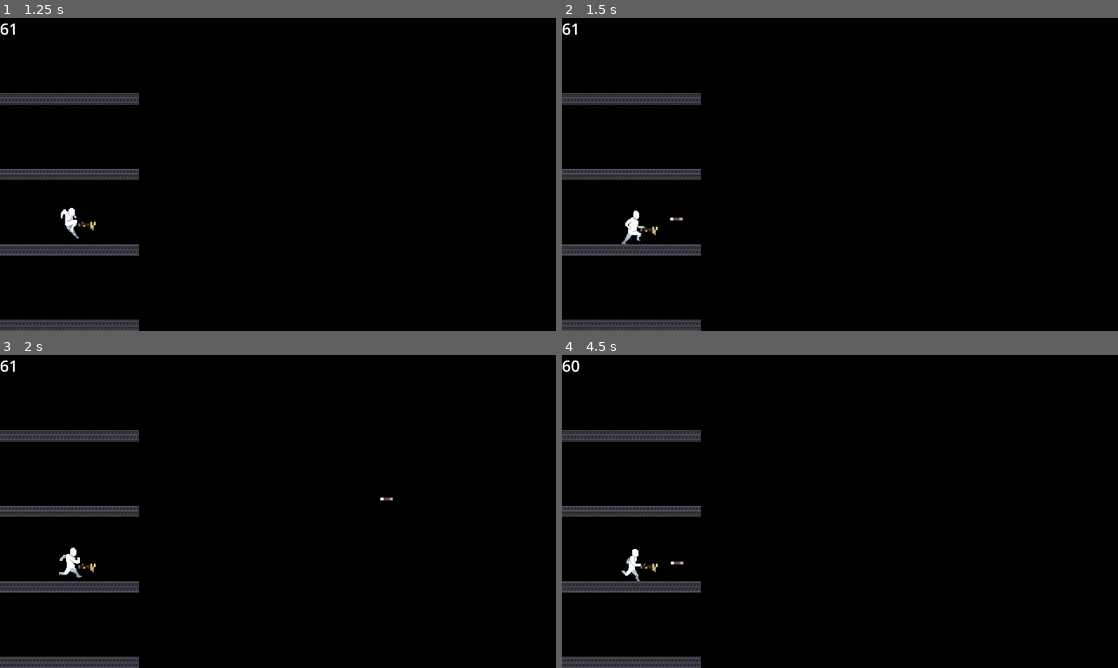
Above: before the commit, frames 1-4 (two rows, left to right).
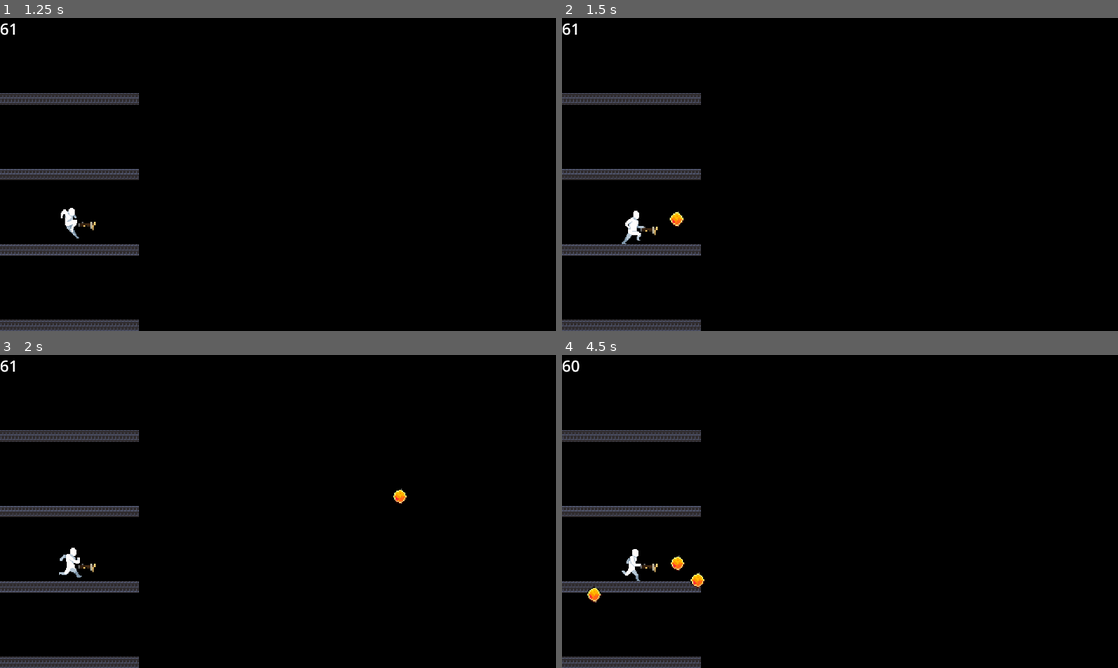
Above: after the commit, the same moments.

Repository: 0-Vanes-0/runner
Game: Godot game, scene res://src/scenes/main_menu.tscn
The game is run twice, just before and just after one commit, with the same random seed, the same clock (stepped at 60 frames per second) and the same inputs.
Inputs (mouse positions are in pixels of both pictures, inside the frame that each line leads up to):
- Up to frame 1 (1.25 s): click "PLAY" at 0.5 s
- Up to frame 2 (1.5 s): move the mouse to (962, 158) at 1.27 s; click (962, 158) at 1.42 s
- Up to frame 3 (2 s): no input
- Up to frame 4 (4.5 s): drag from (728, 527) to (639, 564) at 2.02 s; move the mouse to (895, 442) at 2.77 s; click (895, 442) at 2.92 s; drag from (812, 574) to (923, 430) at 3.52 s; move the mouse to (1006, 558) at 4.27 s; click (1006, 558) at 4.42 s

Frame 1 is identical in both runs. In frame 2, less than 0.1% of the frame differs, in the area x 19-22%, y 61-67%; in frame 3, 0.1%; in frame 4, 0.3%, in the area x 4-26%, y 64-80%.

Commit message:
New Projectile
• Added ProjectileRico
• Added bounds to game scene
• Added EntityClass enum to ShootEntityResource
• Renamed ProjectileLinearSER to ProjectileSER

Diff:
--- a/assets/game_recources/shoot_entities/arrow.tres
+++ b/assets/game_recources/shoot_entities/arrow.tres
@@ -1,6 +1,6 @@
-[gd_resource type="Resource" script_class="ProjectileLinearSER" load_steps=5 format=3 uid="uid://m784j726moj4"]
+[gd_resource type="Resource" script_class="ProjectileSER" load_steps=5 format=3 uid="uid://cwigob8g3uygx"]
 
-[ext_resource type="Script" path="res://assets/game_recources/shoot_entities/projectile_linear_ser.gd" id="1_w5eyq"]
+[ext_resource type="Script" path="res://src/gameplay/gunplay/shoot_entities/projectile_ser.gd" id="1_w5eyq"]
 [ext_resource type="Texture2D" uid="uid://dtqqk5b4ox0m8" path="res://assets/sprites/arrow.png" id="2_gjdm8"]
 
 [sub_resource type="RectangleShape2D" id="RectangleShape2D_xp7gu"]
@@ -22,5 +22,6 @@
 size_x_percent = 4.0
 size_y_percent = 1.0
 speed_percent = 100.0
+entity_class = 1
 damage = 10
 sprite_frames = SubResource("SpriteFrames_nso2p")
--- a/assets/game_recources/shoot_entities/fireball.tres
+++ b/assets/game_recources/shoot_entities/fireball.tres
@@ -1,3 +1,27 @@
-[gd_resource type="Resource" format=3 uid="uid://btaino63u1ui2"]
+[gd_resource type="Resource" script_class="ProjectileSER" load_steps=5 format=3 uid="uid://b1hda4s3fs5vt"]
+
+[ext_resource type="Script" path="res://src/gameplay/gunplay/shoot_entities/projectile_ser.gd" id="1_eifuv"]
+[ext_resource type="Texture2D" uid="uid://b4xeskgs3768s" path="res://assets/sprites/fire_orb.png" id="2_gwlqw"]
+
+[sub_resource type="CircleShape2D" id="CircleShape2D_5dcpy"]
+
+[sub_resource type="SpriteFrames" id="SpriteFrames_qsryl"]
+animations = [{
+"frames": [{
+"duration": 1.0,
+"texture": ExtResource("2_gwlqw")
+}],
+"loop": true,
+"name": &"default",
+"speed": 5.0
+}]
 
 [resource]
+script = ExtResource("1_eifuv")
+shape = SubResource("CircleShape2D_5dcpy")
+size_x_percent = 5.0
+size_y_percent = 5.0
+speed_percent = 100.0
+entity_class = 2
+damage = 10
+sprite_frames = SubResource("SpriteFrames_qsryl")
--- a/assets/game_recources/weapons/crossbow.tres
+++ b/assets/game_recources/weapons/crossbow.tres
@@ -1,7 +1,7 @@
-[gd_resource type="Resource" script_class="WeaponResource" load_steps=5 format=3 uid="uid://dna8l7o2pbe3o"]
+[gd_resource type="Resource" script_class="WeaponResource" load_steps=5 format=3 uid="uid://cpi8o3rnhvu8j"]
 
-[ext_resource type="Script" path="res://assets/game_recources/weapons/weapon_resource.gd" id="1_fcdqg"]
-[ext_resource type="Resource" uid="uid://m784j726moj4" path="res://assets/game_recources/shoot_entities/arrow.tres" id="2_ghh8w"]
+[ext_resource type="Script" path="res://src/gameplay/gunplay/weapons/weapon_resource.gd" id="1_fcdqg"]
+[ext_resource type="Resource" uid="uid://b1hda4s3fs5vt" path="res://assets/game_recources/shoot_entities/fireball.tres" id="2_twa0u"]
 [ext_resource type="Texture2D" uid="uid://blyo4nx70cbhv" path="res://assets/sprites/weapons/crossbow/crossbow_frame_0.png" id="2_u6nbd"]
 
 [sub_resource type="SpriteFrames" id="SpriteFrames_e1352"]
@@ -19,6 +19,6 @@
 script = ExtResource("1_fcdqg")
 sprite_frames = SubResource("SpriteFrames_e1352")
 scale_value = 3
-shoot_entity_resource = ExtResource("2_ghh8w")
+shoot_entity_resource = ExtResource("2_twa0u")
 shoot_rate_time = 1.0
 spread_angle = 0
--- a/src/gameplay/gunplay/shoot_entities/projectile_linear.gd
+++ b/src/gameplay/gunplay/shoot_entities/projectile_linear.gd
@@ -9,7 +9,7 @@
 var _direction: Vector2
 
 
-func _init(resource: ProjectileLinearSER, entity_owner: Owner, start_position: Vector2, target_position: Vector2):
+func _init(resource: ProjectileSER, entity_owner: Owner, start_position: Vector2, target_position: Vector2):
 	super(resource, entity_owner, start_position, target_position)
 	self.name = "ProjectileLinear"
 
--- /dev/null
+++ b/src/gameplay/gunplay/shoot_entities/projectile_rico.gd
@@ -0,0 +1,52 @@
+class_name ProjectileRico
+extends ShootEntity
+
+const MAX_SPEED := 20000 # Дальше уже совсем много :D
+
+var body: CharacterBody2D
+var sprite: AnimatedSprite2D
+var speed: float
+
+var _direction: Vector2
+
+
+func _init(resource: ProjectileSER, entity_owner: Owner, start_position: Vector2, target_position: Vector2):
+	super(resource, entity_owner, start_position, target_position)
+	self.name = "ProjectileRico"
+
+	self.speed = resource.get_speed()
+
+	body = Global.clean_layers(CharacterBody2D.new())
+	if entity_owner == Owner.PLAYER:
+		body.set_collision_layer_value(Global.Layers.SHOOT_ENTITY_PLAYER, true)
+		body.set_collision_mask_value(Global.Layers.ENEMY, true)
+	elif entity_owner == Owner.ENEMY:
+		body.set_collision_layer_value(Global.Layers.SHOOT_ENTITY_ENEMY, true)
+		body.set_collision_mask_value(Global.Layers.PLAYER, true)
+	body.set_collision_mask_value(Global.Layers.BOUNDS, true)
+	var collision := CollisionShape2D.new()
+	collision.shape = resource.get_shape()
+	body.add_child(collision)
+
+	sprite = AnimatedSprite2D.new()
+	sprite.sprite_frames = resource.sprite_frames
+	var game_size := Vector2(resource.size_x_percent, resource.size_y_percent) / 100 * Global.screen_height
+	sprite.scale = Vector2(game_size / resource.get_sprite_size())
+	body.add_child(sprite)
+
+	self.add_child(body)
+
+
+func _ready():
+	body.position = start_position
+	_direction = start_position.direction_to(target_position)
+
+
+func _process(delta):
+	var collision: KinematicCollision2D = body.move_and_collide(_direction * speed * delta)
+	if collision:
+		var motion = collision.get_remainder().bounce(collision.get_normal())
+		_direction = _direction.bounce(collision.get_normal())
+		body.move_and_collide(motion)
+
+	speed += 5 if speed < MAX_SPEED else 0
--- a/assets/game_recources/shoot_entities/projectile_linear_ser.gd
+++ b/src/gameplay/gunplay/shoot_entities/projectile_ser.gd
@@ -1,4 +1,4 @@
-class_name ProjectileLinearSER
+class_name ProjectileSER
 extends ShootEntityResource
 
 @export var shape: Shape2D
@@ -10,7 +10,7 @@
 func get_shape() -> Shape2D:
 	if shape != null:
 		if shape is CircleShape2D:
-			shape.radius = size_x_percent / 100 * Global.screen_height
+			shape.radius = (size_x_percent / 100 * Global.screen_height) / 2
 			return shape
 		elif shape is RectangleShape2D:
 			shape.size = Vector2(
--- a/src/gameplay/gunplay/shoot_entities/shoot_entity.gd
+++ b/src/gameplay/gunplay/shoot_entities/shoot_entity.gd
@@ -18,4 +18,4 @@
 	self.target_position = target_position
 
 
-# TODO
+#func do_damage(to: HealthComponent):
--- a/assets/game_recources/weapons/weapon_resource.gd
+++ b/src/gameplay/gunplay/shoot_entities/shoot_entity_resource.gd
@@ -1,16 +1,14 @@
-class_name WeaponResource
+class_name ShootEntityResource
 extends Resource
 
-const Animations := {
-	default = "default",
-	reload = "reload",
+enum EntityClasses {
+	NONE,
+	PROJECTILE_LINEAR,
+	PROJECTILE_RICO,
 }
-
+@export var entity_class: EntityClasses = EntityClasses.NONE
+@export_range(1, 1000, 1) var damage: int = 10
 @export var sprite_frames: SpriteFrames
-@export_range(1, 10) var scale_value: int = 1
-@export var shoot_entity_resource: Resource
-@export_range(0.1, 5.0, 0.1) var shoot_rate_time: float = 1.0
-@export_range(0, 45, 1, "degrees") var spread_angle: int = 0
 
 
 func get_sprite_size() -> Vector2:
--- a/src/gameplay/gunplay/weapons/weapon.gd
+++ b/src/gameplay/gunplay/weapons/weapon.gd
@@ -49,9 +49,11 @@
 
 
 func _init_entity(res: ShootEntityResource, owner: ShootEntity.Owner, start_position, target_position) -> ShootEntity:
-	if weapon_resource.shoot_entity_resource is ProjectileLinearSER:
+	if weapon_resource.shoot_entity_resource.entity_class == ShootEntityResource.EntityClasses.PROJECTILE_LINEAR:
 		return ProjectileLinear.new(res, owner, start_position, target_position)
-	print_debug("Unknown shoot_entity_resource class")
+	elif weapon_resource.shoot_entity_resource.entity_class == ShootEntityResource.EntityClasses.PROJECTILE_RICO:
+		return ProjectileRico.new(res, owner, start_position, target_position)
+	print_debug("Unknown shoot_entity_resource class, ", weapon_resource.shoot_entity_resource.entity_class)
 	return Node2D.new()
 
 
--- a/assets/game_recources/shoot_entities/shoot_entity_resource.gd
+++ b/src/gameplay/gunplay/weapons/weapon_resource.gd
@@ -1,8 +1,16 @@
-class_name ShootEntityResource
+class_name WeaponResource
 extends Resource
 
-@export_range(1, 1000, 1) var damage: int = 10
+const Animations := {
+	default = "default",
+	reload = "reload",
+}
+
 @export var sprite_frames: SpriteFrames
+@export_range(1, 10) var scale_value: int = 1
+@export var shoot_entity_resource: ShootEntityResource
+@export_range(0.1, 5.0, 0.1) var shoot_rate_time: float = 1.0
+@export_range(0, 45, 1, "degrees") var spread_angle: int = 0
 
 
 func get_sprite_size() -> Vector2:
--- a/src/scenes/game.tscn
+++ b/src/scenes/game.tscn
@@ -29,18 +29,18 @@
 [node name="Level" type="Node2D" parent="."]
 script = ExtResource("1_njpto")
 
-[node name="ScreenBorder" type="StaticBody2D" parent="Level"]
+[node name="Bounds" type="StaticBody2D" parent="Level"]
 
-[node name="Top" type="CollisionShape2D" parent="Level/ScreenBorder"]
+[node name="Top" type="CollisionShape2D" parent="Level/Bounds"]
 shape = SubResource("SegmentShape2D_wbvkj")
 
-[node name="Right" type="CollisionShape2D" parent="Level/ScreenBorder"]
+[node name="Right" type="CollisionShape2D" parent="Level/Bounds"]
 shape = SubResource("SegmentShape2D_r6n8m")
 
-[node name="Bottom" type="CollisionShape2D" parent="Level/ScreenBorder"]
+[node name="Bottom" type="CollisionShape2D" parent="Level/Bounds"]
 shape = SubResource("SegmentShape2D_p3ter")
 
-[node name="Left" type="CollisionShape2D" parent="Level/ScreenBorder"]
+[node name="Left" type="CollisionShape2D" parent="Level/Bounds"]
 shape = SubResource("SegmentShape2D_q0vek")
 
 [node name="Floors" type="Node2D" parent="Level"]
--- a/src/scenes/game_level_handler.gd
+++ b/src/scenes/game_level_handler.gd
@@ -2,6 +2,7 @@
 
 @onready var player: Player = $Player
 @onready var floors: Node2D = $Floors
+@onready var bounds: StaticBody2D = $Bounds
 const FLOORS_COUNT = 4
 
 func _ready():
@@ -27,3 +28,13 @@
 
 	player.position = Vector2(platform_width / 2, Global.screen_height / 2)
 	player.jump_speed = sqrt(2 * player.gravity * jump_height)
+
+	($Bounds/Top.shape as SegmentShape2D).a = Vector2(0, 0)
+	($Bounds/Top.shape as SegmentShape2D).b = Vector2(Global.screen_width, 0)
+	($Bounds/Right.shape as SegmentShape2D).a = Vector2(Global.screen_width, 0)
+	($Bounds/Right.shape as SegmentShape2D).b = Vector2(Global.screen_width, Global.screen_height)
+	($Bounds/Bottom.shape as SegmentShape2D).a = Vector2(Global.screen_width, Global.screen_height)
+	($Bounds/Bottom.shape as SegmentShape2D).b = Vector2(0, Global.screen_height)
+	($Bounds/Left.shape as SegmentShape2D).a = Vector2(0, Global.screen_height)
+	($Bounds/Left.shape as SegmentShape2D).b = Vector2(0, 0)
+	Global.clean_layers($Bounds).set_collision_layer_value(Global.Layers.BOUNDS, true)
